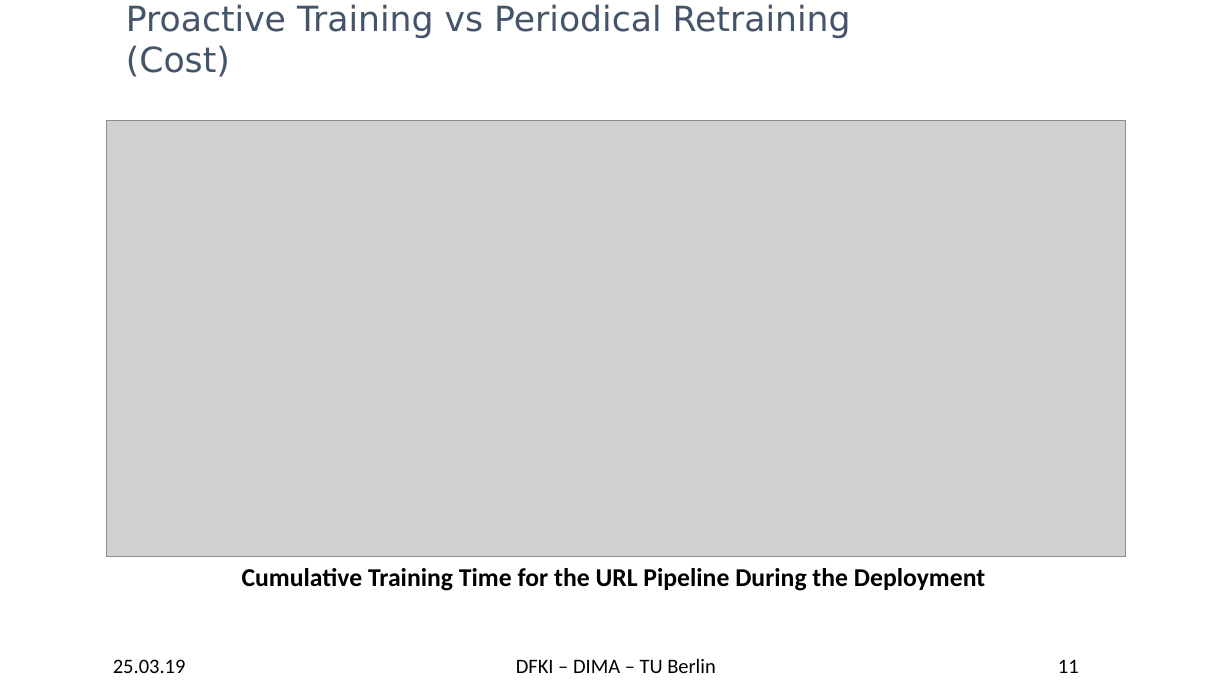
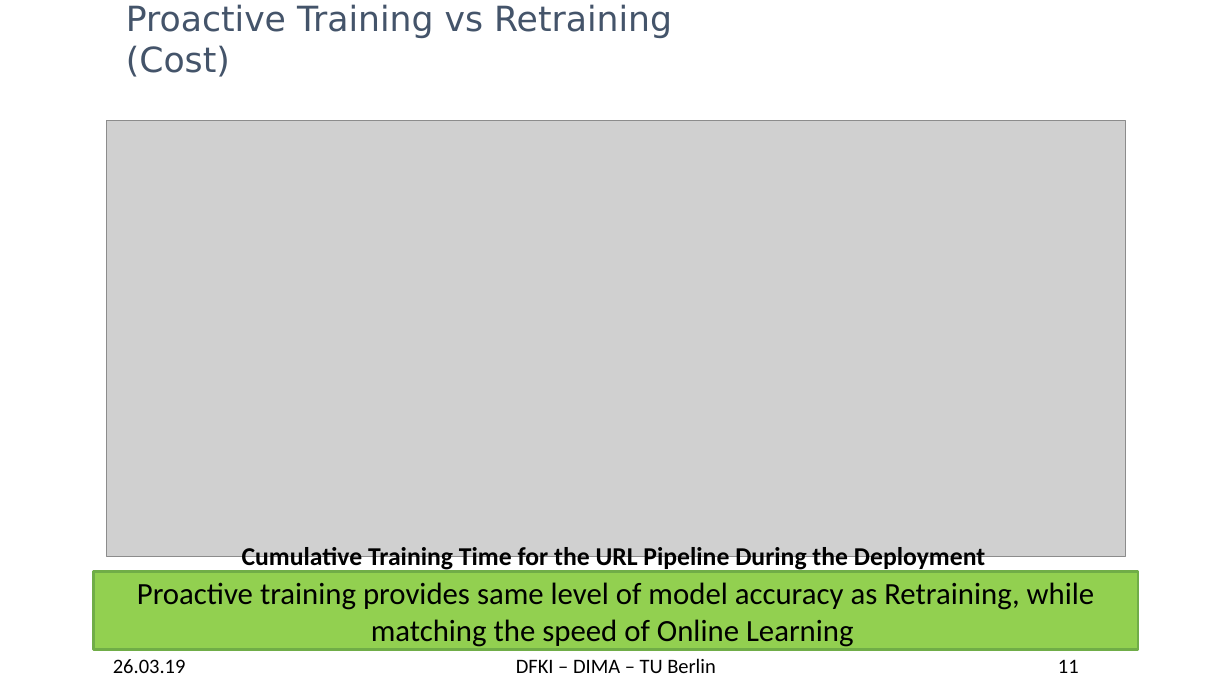
Before and after one commit to TU-Berlin-DIMA/continuous-pipeline-deployment, a slide deck: slide 11 of slides/edbt-2019/edbt-2019.pptx. Drawn at 1232x693 pixels with LibreOffice and Linux fonts; fonts in the diff are those of the drawing; grey boxes stand for pictures; background and template pictures are left out. Boxes give left, top, right and bottom in pixels: in the first picture for what was removed or moved away, otherwise in the second. Text is boxed around its words. In the diff, an @@ line names an element or a change of style, - is before the commit and + after.

```diff
--- a/slides/edbt-2019/edbt-2019.pptx
+++ b/slides/edbt-2019/edbt-2019.pptx
@@ title at bbox=[126, 4, 672, 77]: text changed @@
-Proactive Training vs Periodical Retraining
-(Cost)
+Proactive Training vs Retraining
+(Cost)
@@ text "Cumulative Training Time for the ...": place and size @@
-text "Cumulative Training Time for the ..." at bbox=[242, 568, 985, 591]
+text "Cumulative Training Time for the ..." at bbox=[242, 547, 985, 571]
@@ rectangle added at bbox=[93, 572, 1139, 651], fill #92D050, outline #70AD47 2 pt, 24 pt, text #000000 @@
+Proactive training provides same level of model accuracy as Retraining, while matching the speed of Online Learning
@@ text at bbox=[113, 659, 186, 673]: text changed @@
-25.03.19
+26.03.19
```
Also in this commit, not shown: 29 other slides changed.
